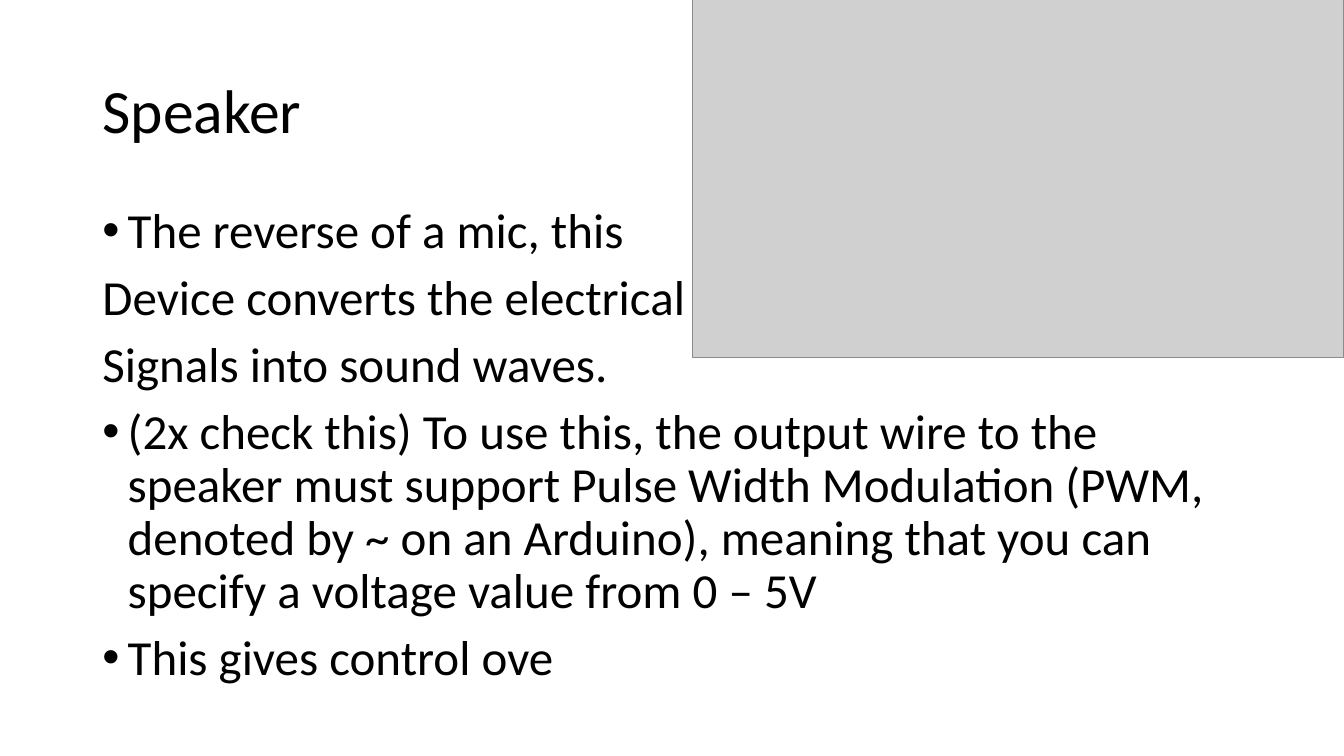
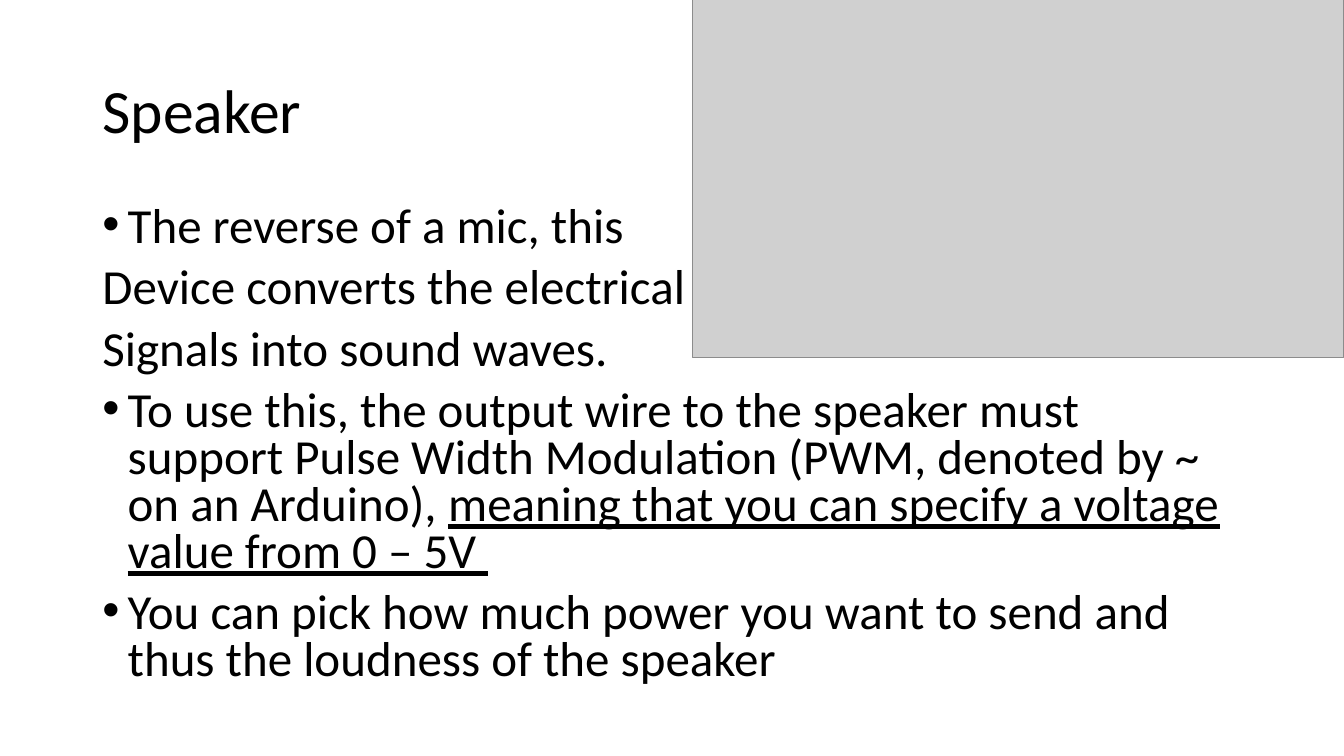
Before and after one commit to rchatrath7/PDH-Workshops, a slide deck: slide 13 of vishal-sensors-lecture/Sensor Lecture.pptx (slide 10 before the commit). Drawn at 1344x756 pixels with LibreOffice and Linux fonts; fonts in the diff are those of the drawing; grey boxes stand for pictures. Boxes give left, top, right and bottom in pixels: in the first picture for what was removed or moved away, otherwise in the second. Text is boxed around its words. In the diff, an @@ line names an element or a change of style, - is before the commit and + after.

Commit message:
Made the powerpoint simpler and more polished. Added the sample Arduino sketches including commenting for proper wiring.

```diff
--- a/vishal-sensors-lecture/Sensor Lecture.pptx
+++ b/vishal-sensors-lecture/Sensor Lecture.pptx
@@ text at bbox=[102, 209, 685, 375]: line spacing 0.9 to 0.8 @@
@@ text at bbox=[128, 393, 1219, 684]: text changed @@
-• (2x check this) To use this, the output wire to the speaker must support Pulse Width Modulation (PWM, denoted by ~ on an Arduino), meaning that you can specify a voltage value from 0 – 5V
-• This gives control ove
+• To use this, the output wire to the speaker must support Pulse Width Modulation (PWM, denoted by ~ on an Arduino), meaning that you can specify a voltage value from 0 – 5V
+• You can pick how much power you want to send and thus the loudness of the speaker
```
Also in this commit, not shown: 7 other slides changed, 11 slides added, 2 slides removed, 4 other files.
